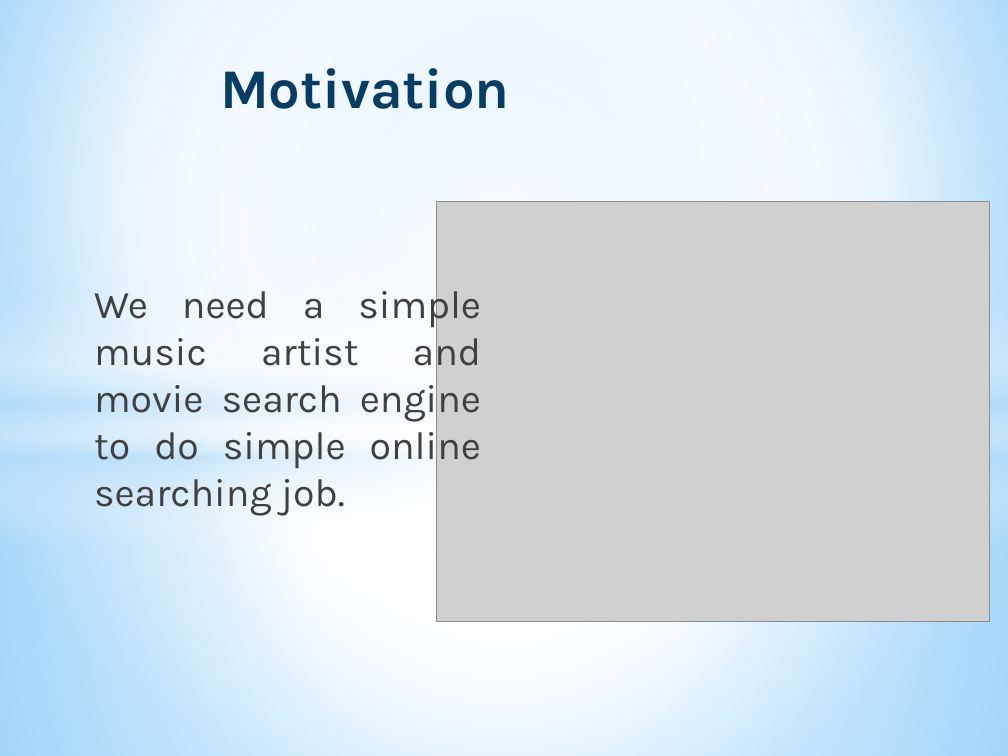
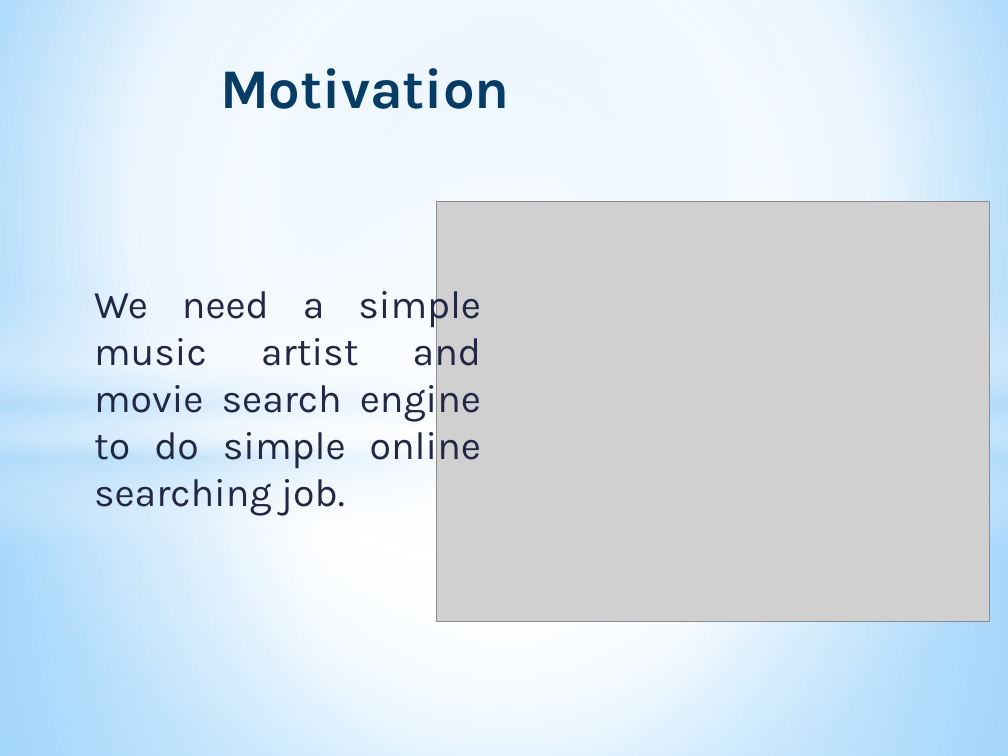
Before and after one commit to u0733159/CSCE438-hw2, a slide deck: slide 2 of csce438.pptx. Drawn at 1008x756 pixels with LibreOffice and Linux fonts; fonts in the diff are those of the drawing; grey boxes stand for pictures. Boxes give left, top, right and bottom in pixels: in the first picture for what was removed or moved away, otherwise in the second. Text is boxed around its words. In the diff, an @@ line names an element or a change of style, - is before the commit and + after.

```diff
--- a/csce438.pptx
+++ b/csce438.pptx
@@ text "We need a simple music ..." at box(94, 283, 481, 516): text colour #404040 to #212745 @@
```
Also in this commit, not shown: 4 other slides changed.
